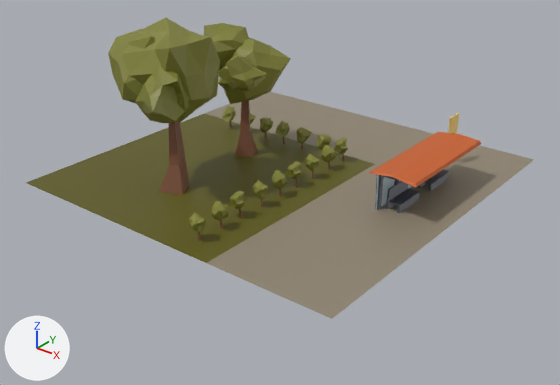
Two versions of the FBX model Assets/Models/Ponto de Onibus.fbx, one commit apart.
Rendered twice from a camera (50 mm lens) standing at (2.41, -3.09, 1.76) and looking at (0.08, -0.17, -0.05). The axes (+X, +Y, +Z) are drawn at lower left. The lights are the same throughout. Where no turn or scale is listed for an object, it has been applied to the vertices.

Objects in the first picture: 'Ponto de Ônibus'.
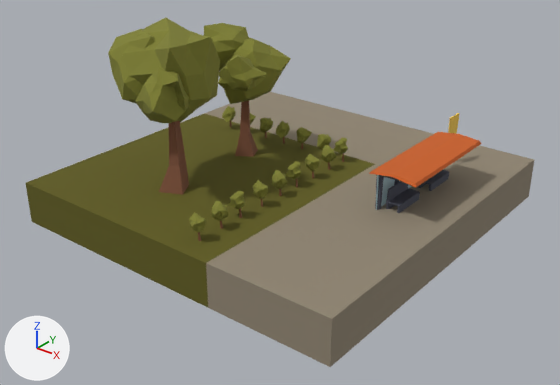
The newer file is also turned or shifted as a whole; pictures and numbers use the older file's frame.

Where the change shows, as pixel boxes (x1, y1, x2, y2) in the pictures (560 x 385 px):
```json
{"object": "Ponto de Ônibus", "change": "surface changed, reshaped", "before": [26, 18, 534, 319], "after": [26, 18, 534, 367], "on screen": "16% taller"}
{"part": 1, "of": "me_ponto_de_ônibus", "change": "added", "after": [26, 160, 534, 367], "on screen": "brown"}
```

Scene script edits in JSON lines:
```json
{"op": "set", "path": "mat_atlas_lightmap_pack.roughness", "old": "0.5", "new": "1.0"}
{"block": "me_ponto_de_ônibus", "where": "# used by ob_ponto_de_ônibus; location = (0.0, 0.0, 0.0)"}
{"op": "remove", "block": "me_ponto_de_ônibus", "code": "me_ponto_de_ônibus.from_pydata(...)  # 1183 vertices, 1874 faces; spans x -1.0..1.0, y -1.0..1.0, z -0.01..0.87"}
{"op": "add", "block": "me_ponto_de_ônibus", "code": "me_ponto_de_ônibus.from_pydata(...)  # 1192 vertices, 1886 faces; spans x -1.0..1.0, y -1.0..1.0, z -0.23..0.87"}
{"block": "me_ponto_de_ônibus", "change": "me_ponto_de_ônibus part 1"}
{"block": "me_ponto_de_ônibus", "change": "1 vertex is added at (0.33, 0.38, -0.23)"}
{"block": "me_ponto_de_ônibus", "change": "8 new vertices lie (0.0, 0.0, -0.23) away from vertices in x -1.0..1.0, y -1.0..1.0, z 0.0"}
{"block": "me_ponto_de_ônibus", "change": "12 new faces join them"}
```
